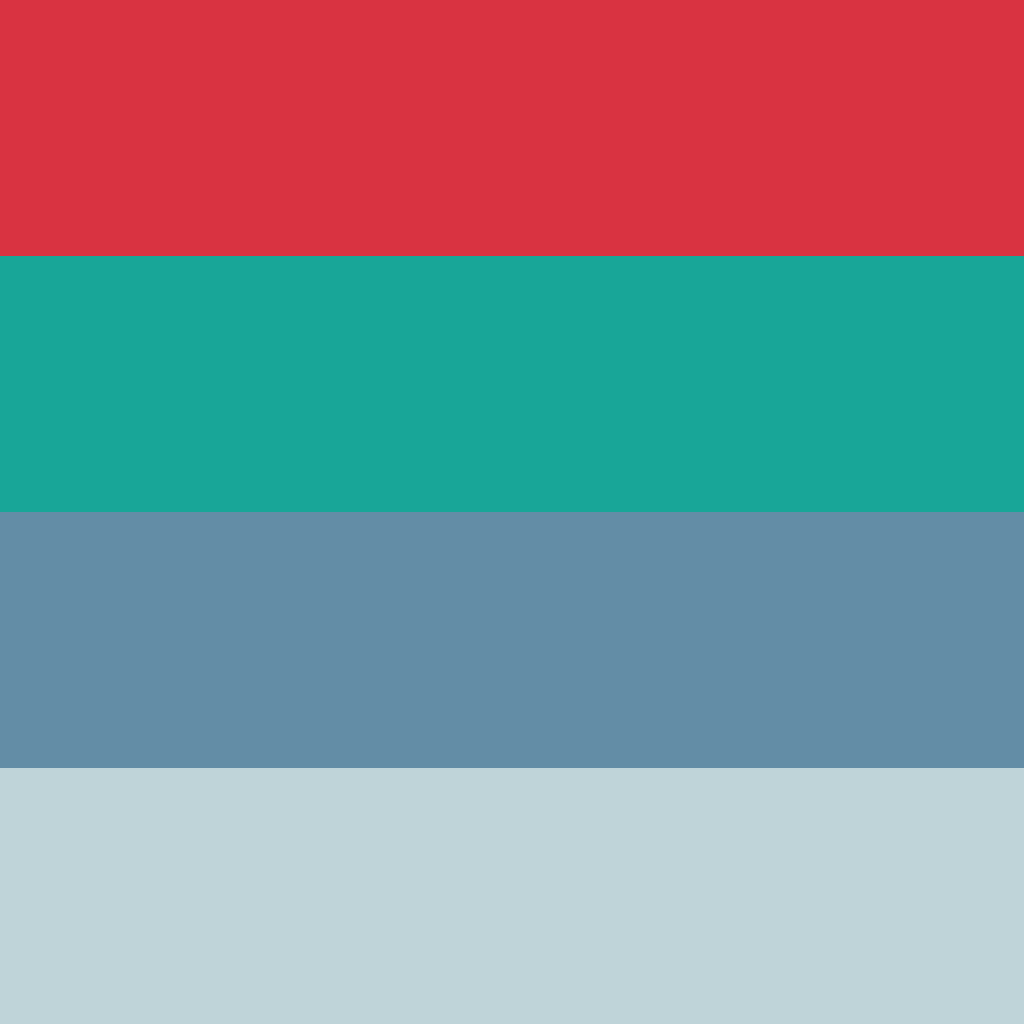
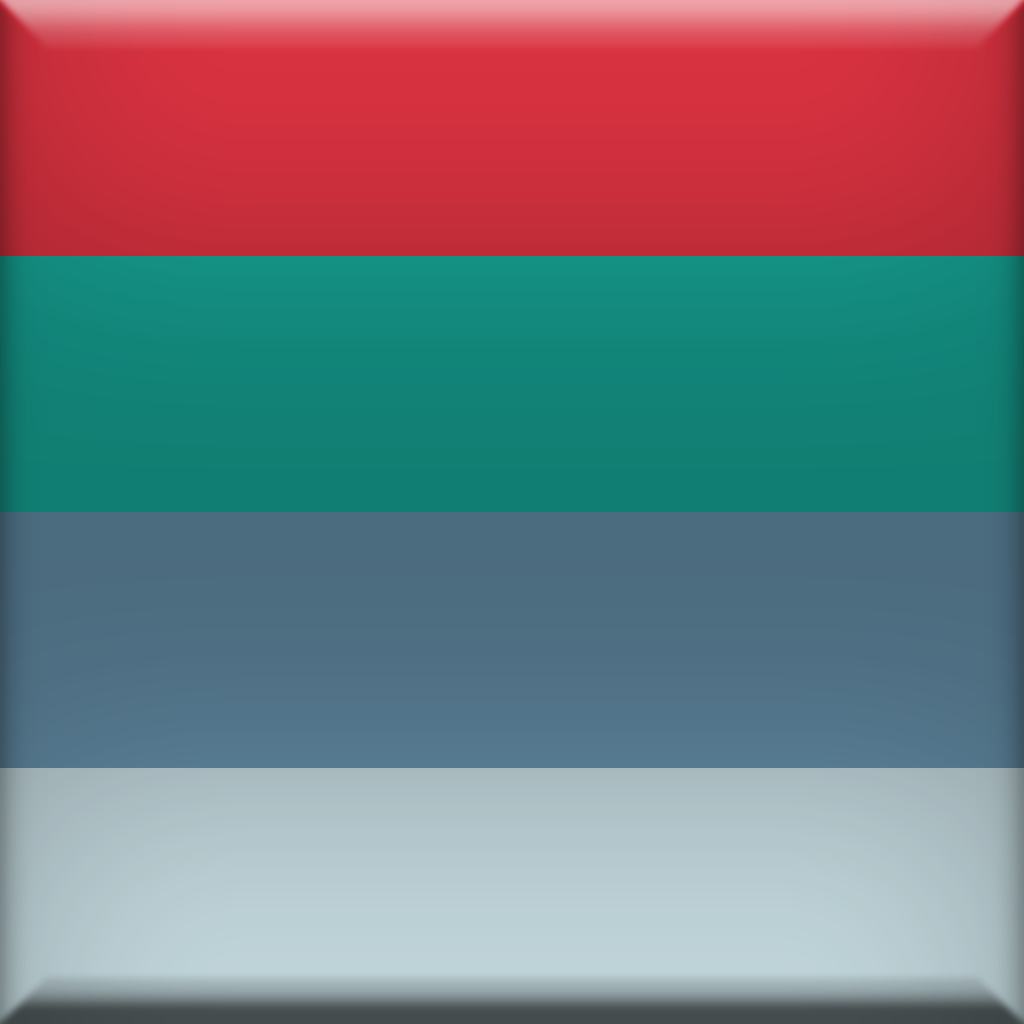
Comparing the layer stacks of the two 1024px x 1024px images. Changes:
pixels changed over [0, 0, 1024, 1024] (layer not identified)
